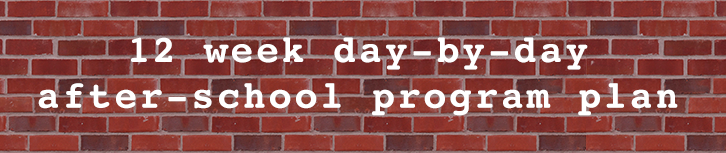
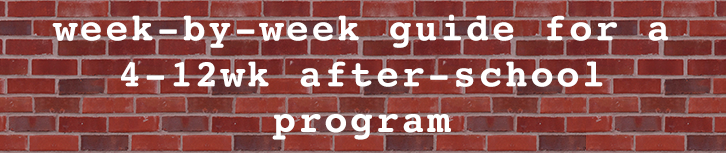
Revision of a layered 726px x 153px image; what changed, layer by layer:
renamed "12 week day-by-day after-school program plan" to "week-by-week guide for a 4-12wk after-school program", painted on it over left=38, top=14, right=678, bottom=140
